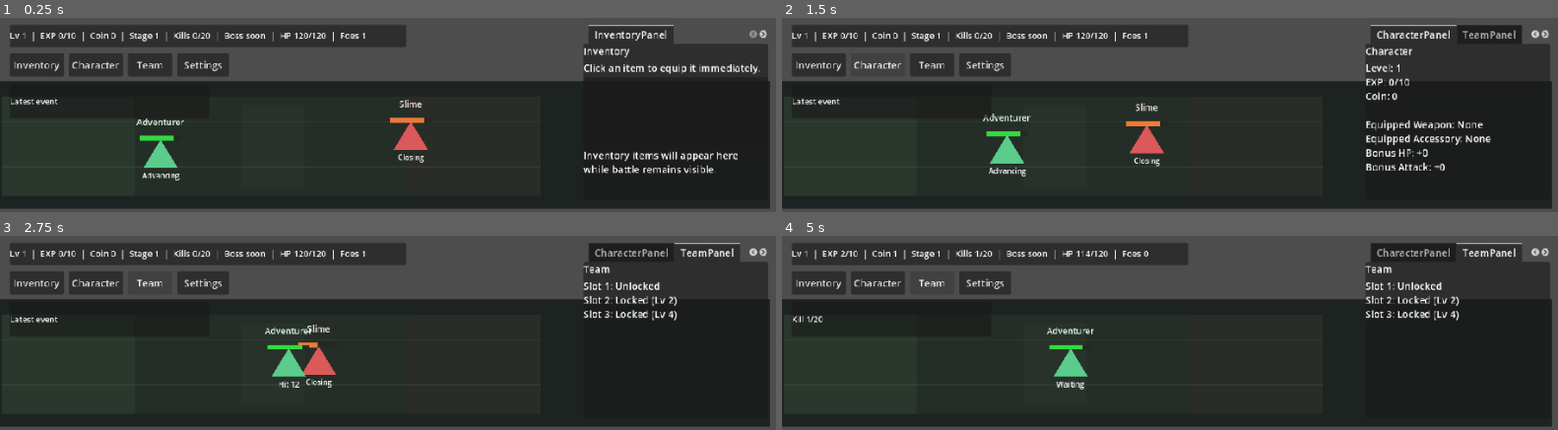
Above: before the commit, frames 1-4 (two rows, left to right).
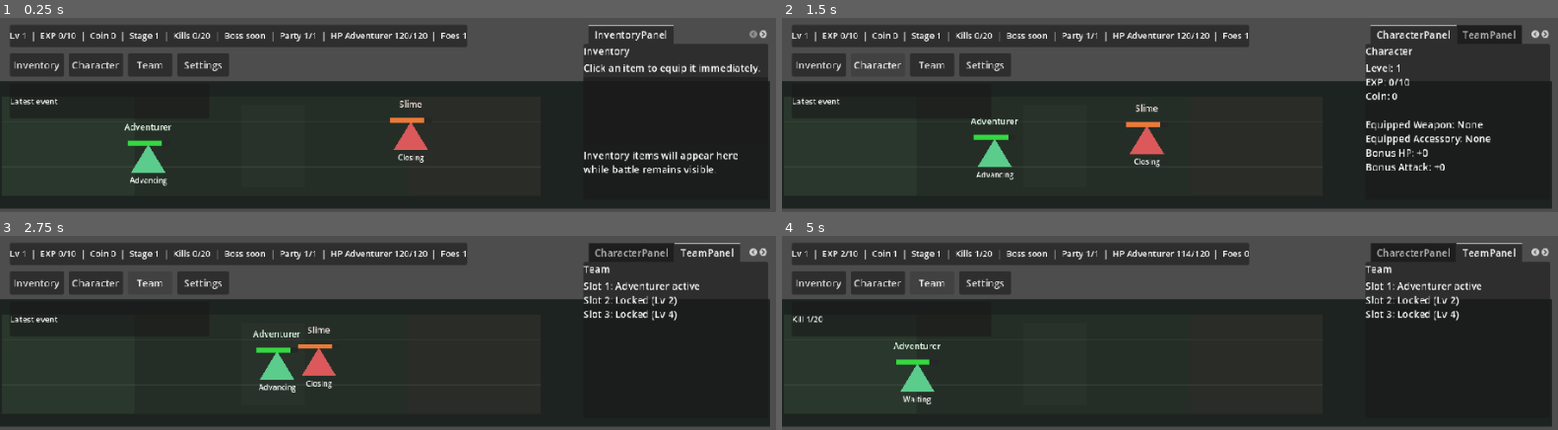
Above: after the commit, the same moments.

Repository: risky2k1/The-Journey-RPG
Game: Godot game, scene res://scenes/main/Main.tscn
Same seed, same stepped clock (60 frames per second), same inputs: the game is played once before the commit and once after it.
Inputs:
- Up to frame 1 (0.25 s): no input
- Up to frame 2 (1.5 s): click "Inventory" at 0.5 s; click "Character" at 1.25 s
- Up to frame 3 (2.75 s): click "Team" at 2 s
- Up to frame 4 (5 s): click "Inventory" at 2.75 s; click "Character" at 3.5 s; click "Team" at 4.25 s

The runs differ from the first frame. In frame 1, 2.4% of the frame differs, in the area x 15-61%, y 3-87%; in frame 2, 2.5%; in frame 3, 2.8%; in frame 4, 2.8%, in the area x 14-91%, y 3-87%.

Commit message:
feat: Add second hero prototype and enhance battle manager for multiple heroes

Diff:
--- /dev/null
+++ b/the-journey-rpg/resources/heroes/apprentice.tres
@@ -0,0 +1,17 @@
+[gd_resource type="Resource" script_class="HeroData" load_steps=2 format=3]
+
+[ext_resource type="Script" path="res://scripts/data/hero_data.gd" id="1_m4gt0"]
+
+[resource]
+script = ExtResource("1_m4gt0")
+id = &"hero_apprentice"
+display_name = "Apprentice"
+class_id = &"apprentice"
+base_hp = 92
+base_attack = 9
+base_attack_speed = 1.35
+base_move_speed = 92.0
+attack_range = 58.0
+starting_skill_ids = Array[StringName]([])
+sprite_id = &"hero_apprentice_sprite"
+portrait_id = &"hero_apprentice_portrait"
--- a/the-journey-rpg/scripts/managers/battle_manager.gd
+++ b/the-journey-rpg/scripts/managers/battle_manager.gd
@@ -6,6 +6,7 @@
 const BattleStateScript := preload("res://scripts/state/battle_state.gd")
 const LootDropScene := preload("res://scenes/battle/loot_drop.tscn")
 const HeroDataResource := preload("res://resources/heroes/adventurer.tres")
+const SecondHeroDataResource := preload("res://resources/heroes/apprentice.tres")
 const EnemyDataResource := preload("res://resources/enemies/slime.tres")
 const BossDataResource := preload("res://resources/enemies/slime_king.tres")
 
@@ -17,14 +18,18 @@
 @onready var loot_layer: Node2D = $LootLayer
 
 var battle_state: BattleState
-var hero_unit: BattleUnit
+var hero_units: Array[BattleUnit] = []
 var enemy_units: Array[BattleUnit] = []
 var enemy_respawn_queue: Array[float] = []
-var hero_respawn_timer: float = 0.0
-var hero_spawn_position := Vector2(240.0, 228.0)
-var enemy_spawn_position := Vector2(700.0, 194.0)
-var battlefield_left_limit := 120.0
-var battlefield_right_limit := 800.0
+var hero_respawn_timers: Dictionary = {}
+var hero_spawn_positions: Array[Vector2] = [
+	Vector2(220.0, 236.0),
+	Vector2(300.0, 204.0),
+	Vector2(188.0, 196.0),
+]
+var enemy_spawn_position: Vector2 = Vector2(700.0, 194.0)
+var battlefield_left_limit: float = 120.0
+var battlefield_right_limit: float = 800.0
 var current_stage_number: int = 1
 var loot_manager: LootManager
 var progression_manager: ProgressionManager
@@ -36,8 +41,10 @@
 	progression_manager = get_parent().get_parent().get_node_or_null("AppRoot/ProgressionManager")
 	if loot_manager != null:
 		loot_manager.loot_dropped.connect(_spawn_loot_drop)
-		loot_manager.equipment_changed.connect(_apply_equipment_to_hero)
-	_spawn_hero()
+		loot_manager.equipment_changed.connect(_apply_equipment_to_heroes)
+	if progression_manager != null:
+		progression_manager.progression_changed.connect(_on_progression_changed)
+	_sync_hero_party()
 	_spawn_enemy()
 	_emit_event("Stage %d begins" % current_stage_number)
 	_emit_status()
@@ -46,25 +53,36 @@
 
 func _physics_process(delta: float) -> void:
 	_tick_respawns(delta)
-	_process_hero(delta)
+	_process_heroes(delta)
 	_process_enemies(delta)
 	_emit_status()
 
 
-func _spawn_hero() -> void:
-	hero_unit = BattleUnitScene.instantiate()
+func _spawn_hero_for_slot(slot_index: int) -> void:
+	var hero_data: HeroData = _hero_data_for_slot(slot_index)
+	var hero_unit: BattleUnit = BattleUnitScene.instantiate()
 	unit_layer.add_child(hero_unit)
 	hero_unit.configure({
-		"unit_id": HeroDataResource.id,
+		"unit_id": hero_data.id,
 		"team": &"hero",
-		"display_name": HeroDataResource.display_name,
-		"max_hp": HeroDataResource.base_hp,
-		"attack": HeroDataResource.base_attack,
-		"attack_speed": HeroDataResource.base_attack_speed,
-		"move_speed": HeroDataResource.base_move_speed,
-		"attack_range": HeroDataResource.attack_range,
+		"display_name": hero_data.display_name,
+		"max_hp": hero_data.base_hp,
+		"attack": hero_data.base_attack,
+		"attack_speed": hero_data.base_attack_speed,
+		"move_speed": hero_data.base_move_speed,
+		"attack_range": hero_data.attack_range,
 	})
-	hero_unit.global_position = hero_spawn_position
+	hero_unit.global_position = _hero_spawn_position(slot_index)
+	if slot_index == 1:
+		hero_unit.scale = Vector2(0.92, 0.92)
+		hero_unit.body.color = Color(0.52, 0.76, 0.98, 1.0)
+		hero_unit.hp_bar_fill.color = Color(0.38, 0.74, 1.0, 1.0)
+		hero_unit.name_label.modulate = Color(0.88, 0.96, 1.0, 1.0)
+	hero_units.append(hero_unit)
+	hero_respawn_timers[slot_index] = 0.0
+
+	if loot_manager != null:
+		hero_unit.apply_stat_bonus(loot_manager.get_total_stat_bonus())
 
 
 func _spawn_enemy() -> void:
@@ -106,68 +124,76 @@
 			if not battle_state.boss_spawned:
 				_spawn_enemy()
 
-	if hero_respawn_timer > 0.0:
-		hero_respawn_timer = max(hero_respawn_timer - delta, 0.0)
-		if hero_respawn_timer == 0.0 and is_instance_valid(hero_unit):
+	for hero_index in range(hero_units.size()):
+		var hero_unit: BattleUnit = hero_units[hero_index]
+		if not is_instance_valid(hero_unit):
+			continue
+		var timer_value: float = float(hero_respawn_timers.get(hero_index, 0.0))
+		if timer_value <= 0.0:
+			continue
+		timer_value = maxf(timer_value - delta, 0.0)
+		hero_respawn_timers[hero_index] = timer_value
+		if is_zero_approx(timer_value):
 			hero_unit.revive()
-			hero_unit.global_position = hero_spawn_position
-
-
-func _process_hero(delta: float) -> void:
-	if not is_instance_valid(hero_unit):
-		return
-	if not hero_unit.is_alive():
-		return
-
-	var enemy := _get_first_alive_enemy()
-	if enemy == null:
-		hero_unit.set_state_text("Waiting")
-		return
-
-	hero_unit.tick_cooldown(delta)
-	var distance := hero_unit.global_position.distance_to(enemy.global_position)
-
-	if distance > hero_unit.attack_range:
-		_move_towards(hero_unit, enemy.global_position, delta)
-		hero_unit.set_state_text("Advancing")
-	elif hero_unit.can_attack():
-		enemy.take_damage(hero_unit.attack)
-		hero_unit.reset_attack_cooldown()
-		hero_unit.set_state_text("Hit %d" % hero_unit.attack)
-
-		if not enemy.is_alive():
-			_handle_enemy_defeated(enemy)
-			enemy_units.erase(enemy)
-			enemy.queue_free()
+			hero_unit.global_position = _hero_spawn_position(hero_index)
+
+
+func _process_heroes(delta: float) -> void:
+	for hero_unit in hero_units:
+		if not is_instance_valid(hero_unit):
+			continue
+		if not hero_unit.is_alive():
+			continue
+
+		var enemy: BattleUnit = _get_closest_alive_enemy(hero_unit.global_position)
+		if enemy == null:
+			hero_unit.set_state_text("Waiting")
+			continue
+
+		hero_unit.tick_cooldown(delta)
+		var distance: float = hero_unit.global_position.distance_to(enemy.global_position)
+
+		if distance > hero_unit.attack_range:
+			_move_towards(hero_unit, enemy.global_position, delta)
+			hero_unit.set_state_text("Advancing")
+		elif hero_unit.can_attack():
+			enemy.take_damage(hero_unit.attack)
+			hero_unit.reset_attack_cooldown()
+			hero_unit.set_state_text("Hit %d" % hero_unit.attack)
+
+			if not enemy.is_alive():
+				_handle_enemy_defeated(enemy)
+				enemy_units.erase(enemy)
+				enemy.queue_free()
 
 
 func _process_enemies(delta: float) -> void:
-	if not is_instance_valid(hero_unit):
-		return
-
 	for enemy in enemy_units:
 		if not is_instance_valid(enemy):
 			continue
 		if not enemy.is_alive():
 			continue
-		if not hero_unit.is_alive():
+		var hero_target: BattleUnit = _get_closest_alive_hero(enemy.global_position)
+		if hero_target == null:
 			enemy.set_state_text("Waiting")
 			continue
 
 		enemy.tick_cooldown(delta)
-		var distance := enemy.global_position.distance_to(hero_unit.global_position)
+		var distance: float = enemy.global_position.distance_to(hero_target.global_position)
 
 		if distance > enemy.attack_range:
-			_move_towards(enemy, hero_unit.global_position, delta)
+			_move_towards(enemy, hero_target.global_position, delta)
 			enemy.set_state_text("Closing")
 		elif enemy.can_attack():
-			hero_unit.take_damage(enemy.attack)
+			hero_target.take_damage(enemy.attack)
 			enemy.reset_attack_cooldown()
 			enemy.set_state_text("Hit %d" % enemy.attack)
 
-			if not hero_unit.is_alive():
-				hero_respawn_timer = 2.0
-				hero_unit.set_state_text("Respawn 2s")
+			if not hero_target.is_alive():
+				var hero_slot_index: int = hero_units.find(hero_target)
+				if hero_slot_index >= 0:
+					hero_respawn_timers[hero_slot_index] = 2.0
+				hero_target.set_state_text("Respawn 2s")
 
 
 func _move_towards(unit: BattleUnit, target_position: Vector2, delta: float) -> void:
@@ -176,17 +202,43 @@
 	unit.global_position.x = clamp(unit.global_position.x, battlefield_left_limit, battlefield_right_limit)
 
 
-func _get_first_alive_enemy() -> BattleUnit:
+func _get_closest_alive_enemy(source_position: Vector2) -> BattleUnit:
+	var closest_enemy: BattleUnit
+	var closest_distance: float = INF
 	for enemy in enemy_units:
-		if is_instance_valid(enemy) and enemy.is_alive():
-			return enemy
-	return null
+		if not is_instance_valid(enemy) or not enemy.is_alive():
+			continue
+		var distance: float = source_position.distance_to(enemy.global_position)
+		if distance < closest_distance:
+			closest_distance = distance
+			closest_enemy = enemy
+	return closest_enemy
+
+
+func _get_closest_alive_hero(source_position: Vector2) -> BattleUnit:
+	var closest_hero: BattleUnit
+	var closest_distance: float = INF
+	for hero_unit in hero_units:
+		if not is_instance_valid(hero_unit) or not hero_unit.is_alive():
+			continue
+		var distance: float = source_position.distance_to(hero_unit.global_position)
+		if distance < closest_distance:
+			closest_distance = distance
+			closest_hero = hero_unit
+	return closest_hero
 
 
 func _emit_status() -> void:
-	var hero_hp_text := "-"
-	if is_instance_valid(hero_unit):
-		hero_hp_text = "%d/%d" % [int(hero_unit.current_hp), hero_unit.max_hp]
+	var hero_hp_segments: PackedStringArray = []
+	var alive_hero_count: int = 0
+	for hero_unit in hero_units:
+		if not is_instance_valid(hero_unit):
+			continue
+		if hero_unit.is_alive():
+			alive_hero_count += 1
+		hero_hp_segments.append("%s %d/%d" % [hero_unit.display_name, int(hero_unit.current_hp), hero_unit.max_hp])
+
+	var hero_hp_text: String = "-" if hero_hp_segments.is_empty() else ", ".join(hero_hp_segments)
 
 	var alive_enemy_count := 0
 	for enemy in enemy_units:
@@ -194,7 +246,7 @@
 			alive_enemy_count += 1
 
 	var boss_text: String = "Boss active" if battle_state.boss_spawned else "Boss soon"
-	var status_text := "Stage %d  |  Kills %d/%d  |  %s  |  HP %s  |  Foes %d" % [current_stage_number, battle_state.kill_count, battle_state.kill_target, boss_text, hero_hp_text, alive_enemy_count]
+	var status_text: String = "Stage %d  |  Kills %d/%d  |  %s  |  Party %d/%d  |  HP %s  |  Foes %d" % [current_stage_number, battle_state.kill_count, battle_state.kill_target, boss_text, alive_hero_count, hero_units.size(), hero_hp_text, alive_enemy_count]
 	battle_status_changed.emit(status_text)
 
 
@@ -260,9 +312,10 @@
 	_emit_event("Picked up: %s" % item_data.display_name)
 
 
-func _apply_equipment_to_hero(total_stats: Dictionary, _summary_text: String) -> void:
-	if is_instance_valid(hero_unit):
-		hero_unit.apply_stat_bonus(total_stats)
+func _apply_equipment_to_heroes(total_stats: Dictionary, _summary_text: String) -> void:
+	for hero_unit in hero_units:
+		if is_instance_valid(hero_unit):
+			hero_unit.apply_stat_bonus(total_stats)
 
 
 func _reward_for_enemy(enemy_id: StringName) -> Dictionary:
@@ -300,6 +353,7 @@
 
 	_clear_enemies()
 	enemy_respawn_queue.clear()
+	_sync_hero_party()
 
 	if battle_state.boss_spawned and not battle_state.boss_defeated:
 		_spawn_boss()
@@ -315,3 +369,48 @@
 		if is_instance_valid(enemy):
 			enemy.queue_free()
 	enemy_units.clear()
+
+
+func _on_progression_changed(summary: Dictionary) -> void:
+	var unlocked_slot_count: int = int(summary.get("unlocked_team_slot_count", 1))
+	_sync_hero_party(unlocked_slot_count)
+	_emit_status()
+
+
+func _sync_hero_party(unlocked_slot_count: int = -1) -> void:
+	var desired_hero_count: int = _desired_hero_count(unlocked_slot_count)
+	while hero_units.size() < desired_hero_count:
+		_spawn_hero_for_slot(hero_units.size())
+	while hero_units.size() > desired_hero_count:
+		var hero_unit: BattleUnit = hero_units.pop_back()
+		var removed_slot_index: int = hero_units.size()
+		hero_respawn_timers.erase(removed_slot_index)
+		if is_instance_valid(hero_unit):
+			hero_unit.queue_free()
+	for hero_index in range(hero_units.size()):
+		if is_instance_valid(hero_units[hero_index]):
+			hero_units[hero_index].global_position = _hero_spawn_position(hero_index)
+
+
+func _desired_hero_count(unlocked_slot_count: int = -1) -> int:
+	if unlocked_slot_count < 0:
+		if progression_manager != null and progression_manager.has_method("get_summary"):
+			var summary: Dictionary = progression_manager.get_summary()
+			unlocked_slot_count = int(summary.get("unlocked_team_slot_count", 1))
+		else:
+			unlocked_slot_count = 1
+	return mini(unlocked_slot_count, 2)
+
+
+func _hero_data_for_slot(slot_index: int) -> HeroData:
+	match slot_index:
+		1:
+			return SecondHeroDataResource
+		_:
+			return HeroDataResource
+
+
+func _hero_spawn_position(slot_index: int) -> Vector2:
+	if slot_index >= 0 and slot_index < hero_spawn_positions.size():
+		return hero_spawn_positions[slot_index]
+	return hero_spawn_positions[0]
--- a/the-journey-rpg/scripts/managers/loot_manager.gd
+++ b/the-journey-rpg/scripts/managers/loot_manager.gd
@@ -41,6 +41,10 @@
 	equipped_by_slot[item_data.slot_type] = item_data
 	_emit_inventory_changed()
 	equipment_changed.emit(_build_total_stat_bonus(), _build_character_summary())
+
+
+func get_total_stat_bonus() -> Dictionary:
+	return _build_total_stat_bonus()
 
 
 func _roll_item(enemy_id: StringName) -> ItemData:
--- a/the-journey-rpg/scripts/managers/progression_manager.gd
+++ b/the-journey-rpg/scripts/managers/progression_manager.gd
@@ -76,6 +76,8 @@
 
 
 func _build_summary() -> Dictionary:
+	var slot_2_text: String = "Unlocked - Second hero prototype active" if state.unlocked_team_slot_count >= 2 else "Locked (Lv 2)"
+	var slot_3_text: String = "Unlocked - Reserved for future party expansion" if state.unlocked_team_slot_count >= 3 else "Locked (Lv 4)"
 	return {
 		"profile_level": state.profile_level,
 		"current_exp": state.current_exp,
@@ -88,10 +90,7 @@
 			state.exp_to_next,
 			state.currency,
 		],
-		"team_progress_text": "Slot 1: Unlocked\nSlot 2: %s\nSlot 3: %s" % [
-			"Unlocked" if state.unlocked_team_slot_count >= 2 else "Locked (Lv 2)",
-			"Unlocked" if state.unlocked_team_slot_count >= 3 else "Locked (Lv 4)",
-		],
+		"team_progress_text": "Slot 1: Adventurer active\nSlot 2: %s\nSlot 3: %s" % [slot_2_text, slot_3_text],
 	}
 
 
Not shown, changed: docs/IMPLEMENTATION_PLAN.md
